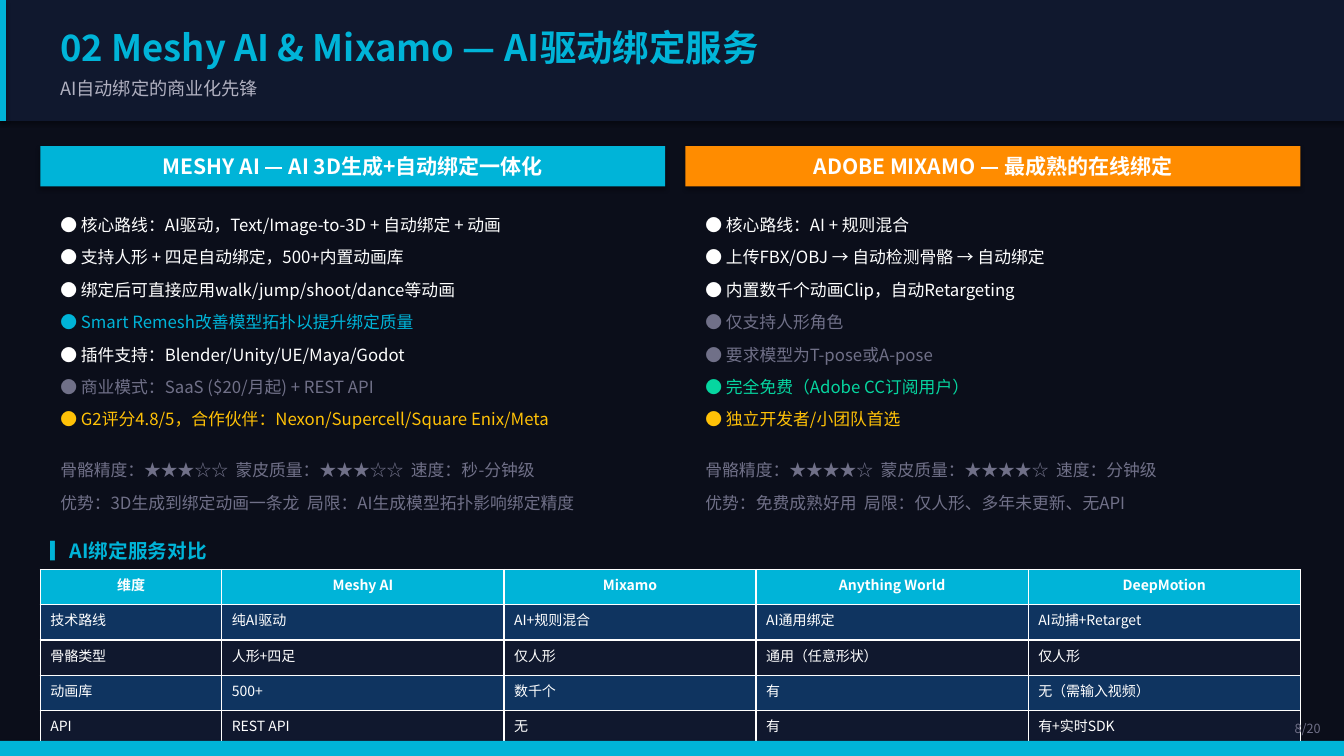
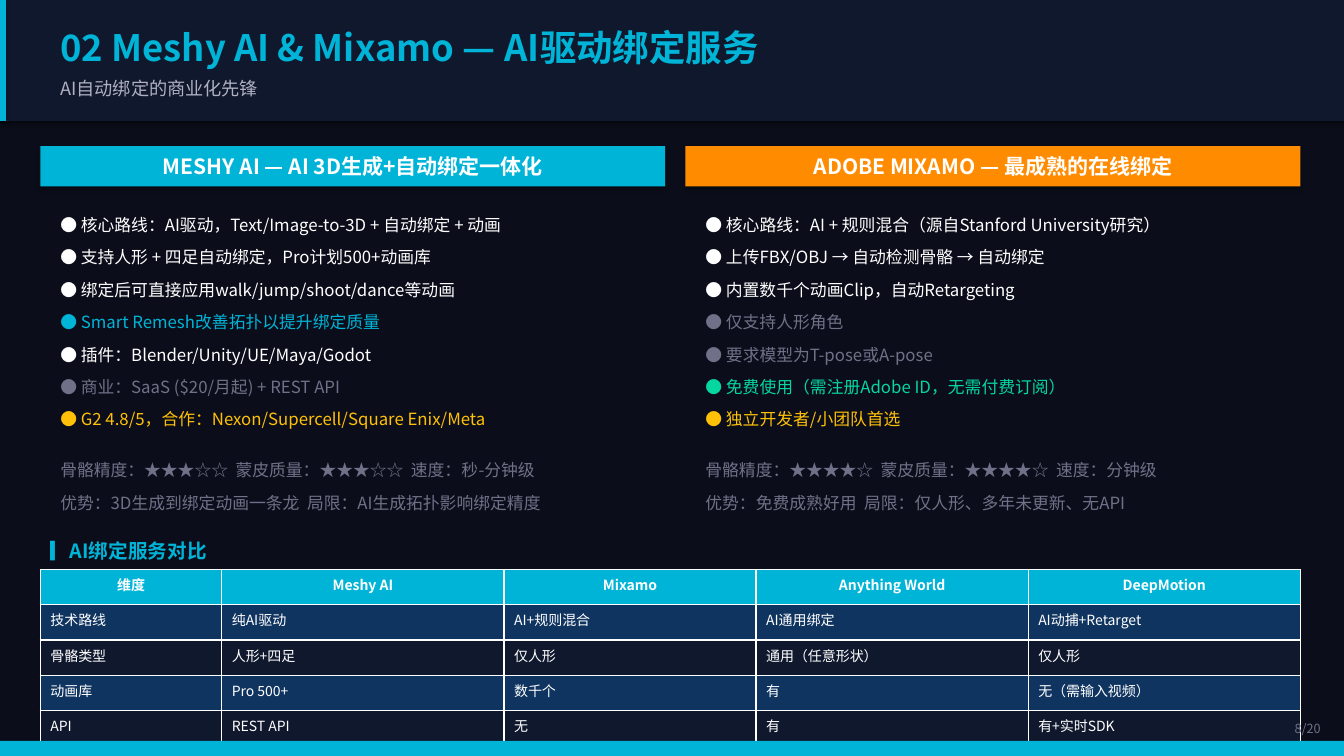
Before and after one commit to xhyha/insight, a slide deck: slide 8 of Auto-Rigging-Insight-Report.pptx. Drawn at 1344x756 pixels with LibreOffice and Linux fonts; fonts in the diff are those of the drawing. Boxes give left, top, right and bottom in pixels: in the first picture for what was removed or moved away, otherwise in the second. Text is boxed around its words. In the diff, an @@ line names an element or a change of style, - is before the commit and + after.

```diff
--- a/Auto-Rigging-Insight-Report.pptx
+++ b/Auto-Rigging-Insight-Report.pptx
@@ text at <box>726,217,1160,235</box>: text changed @@
-● 核心路线：AI + 规则混合
+● 核心路线：AI + 规则混合（源自Stanford University研究）
@@ text at <box>81,249,431,265</box>: text changed @@
-● 支持人形 + 四足自动绑定，500+内置动画库
+● 支持人形 + 四足自动绑定，Pro计划500+动画库
@@ text at <box>81,314,486,429</box>: text changed @@
-● Smart Remesh改善模型拓扑以提升绑定质量
-● 插件支持：Blender/Unity/UE/Maya/Godot
-● 商业模式：SaaS ($20/月起) + REST API
-● G2评分4.8/5，合作伙伴：Nexon/Supercell/Square Enix/Meta
+● Smart Remesh改善拓扑以提升绑定质量
+● 插件：Blender/Unity/UE/Maya/Godot
+● 商业：SaaS ($20/月起) + REST API
+● G2 4.8/5，合作：Nexon/Supercell/Square Enix/Meta
@@ text at <box>726,379,1066,395</box>: text changed @@
-● 完全免费（Adobe CC订阅用户）
+● 免费使用（需注册Adobe ID，无需付费订阅）
@@ text at <box>60,495,540,510</box>: text changed @@
-优势：3D生成到绑定动画一条龙 局限：AI生成模型拓扑影响绑定精度
+优势：3D生成到绑定动画一条龙 局限：AI生成拓扑影响绑定精度
@@ table at <box>40,570,1301,756</box> @@
-row 4, column 2: 500+
+row 4, column 2: Pro 500+
```
Also in this commit, not shown: 9 other slides changed.
